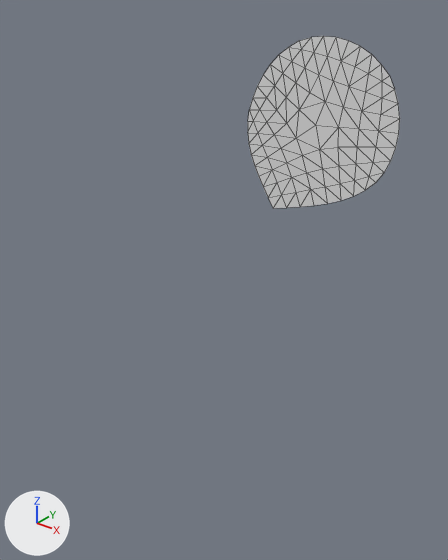
The FBX model blender/examples1.fbx, before and after one commit.
Camera for both pictures: a 50 mm lens placed at (7.44, -4.01, 4.97), pointed at (3.79, 0.55, 2.15). The axes (+X, +Y, +Z) are drawn at lower left. The lights are the same throughout. Mesh edges are drawn as thin lines. Where no turn or scale is listed for an object, it has been applied to the vertices.

The scene before the commit, as lines of its bpy script (objects in view):
```python
me_plane_036 = bpy.data.meshes.new('Plane.036')
me_plane_036.from_pydata(...)  # 125 vertices, 160 faces; spans x -1.0..1.74, y 0.0, z -1.0..1.62
ob_plane_003____solidwiretemp = bpy.data.objects.new('Plane.003.___solidwiretemp___', me_plane_036)
ob_plane_003____solidwiretemp.location = (4.0, 0.0, 3.0)
```
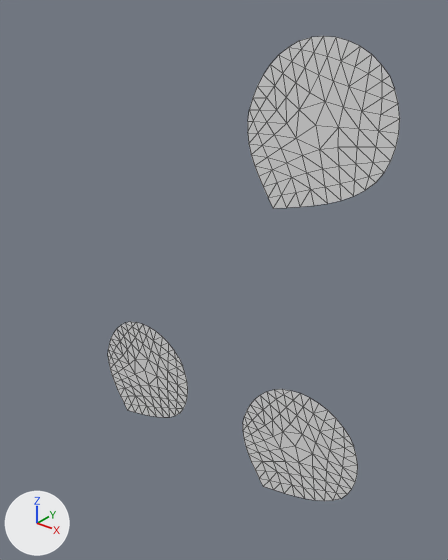
The change, as a list of edits to the scene's bpy script:
```text
Add me_plane_002:
    me_plane_002.from_pydata(...)  # 125 vertices, 160 faces; spans x -1.0..1.74, y 0.0, z -1.0..1.62
Add me_plane_001:
    me_plane_001.from_pydata(...)  # 125 vertices, 160 faces; spans x -1.0..1.74, y 0.0, z -1.0..1.62
Add ob_plane_001:
    ob_plane_001 = bpy.data.objects.new('Plane.001', me_plane_002)
    ob_plane_001.location = (4.0, 0.0, 0.0)
Add ob_plane:
    ob_plane = bpy.data.objects.new('Plane', me_plane_001)
    ob_plane.location = (2.0, 0.0, 0.0)
```

Changed parts and their boxes (x1, y1, x2, y2) in the pictures (448 x 560 px):
'Plane.001', added: after (243, 389, 358, 501)
'Plane', added: after (108, 322, 188, 417)
